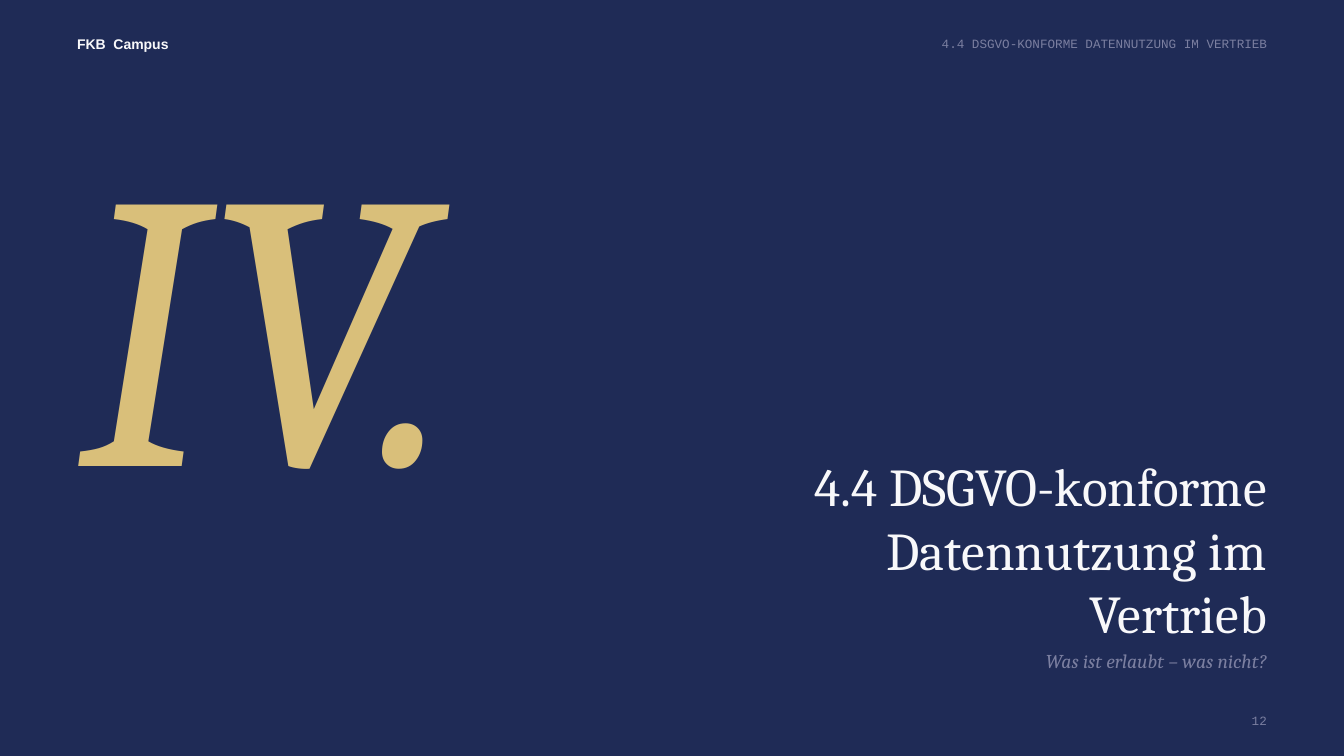
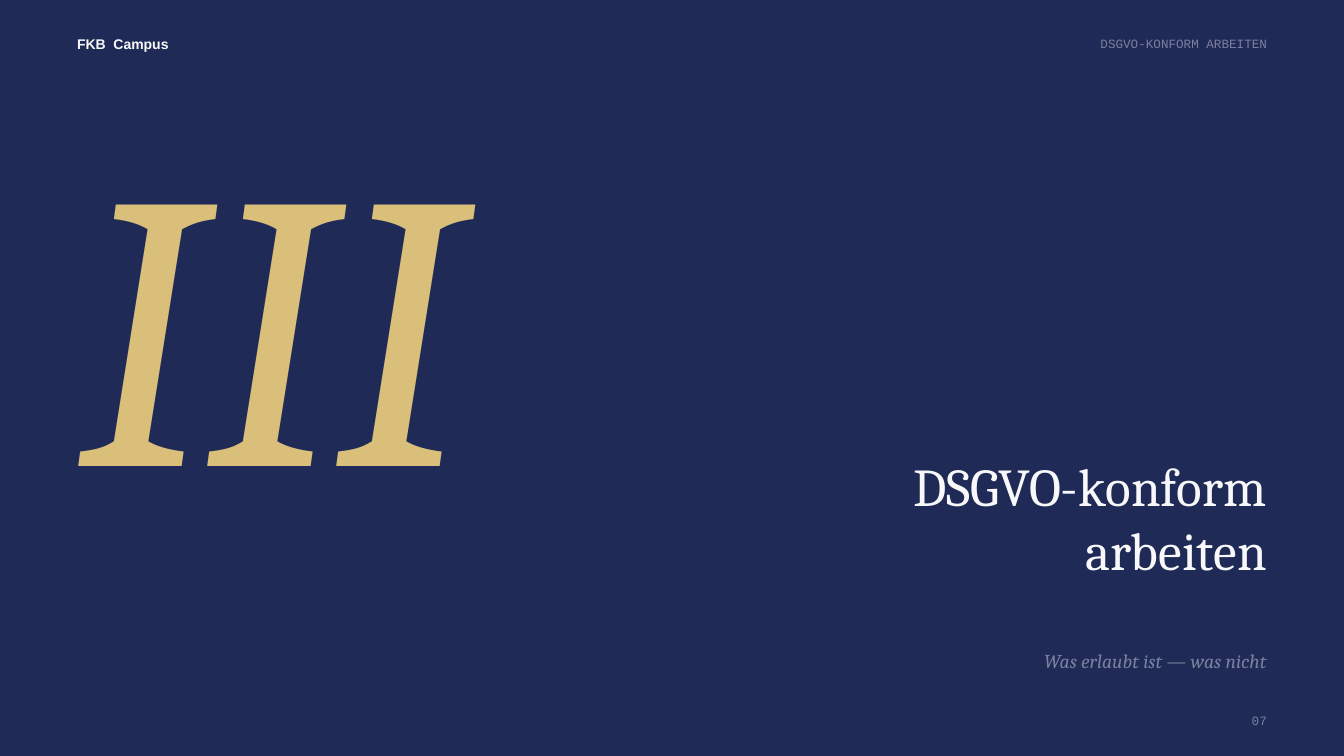
Before and after one commit to ck5rqc47pr-byte/firmenkundenakademie-online, a slide deck: slide 7 of public/downloads/praesentation/M18.pptx (slide 12 before the commit). Drawn at 1344x756 pixels with LibreOffice and Linux fonts; fonts in the diff are those of the drawing. Boxes give left, top, right and bottom in pixels: in the first picture for what was removed or moved away, otherwise in the second. Text is boxed around its words. In the diff, an @@ line names an element or a change of style, - is before the commit and + after.

```diff
--- a/public/downloads/praesentation/M18.pptx
+++ b/public/downloads/praesentation/M18.pptx
@@ text at (1100, 40, 1267, 48): text changed @@
-4.4 DSGVO-KONFORME DATENNUTZUNG IM VERTRIEB
+DSGVO-KONFORM ARBEITEN
@@ text at (77, 204, 465, 466): text changed @@
-IV.
+III
@@ text at (913, 468, 1267, 571): text changed @@
-4.4 DSGVO-konforme Datennutzung im Vertrieb
+DSGVO-konform arbeiten
@@ text at (1044, 654, 1267, 668): text changed @@
-Was ist erlaubt – was nicht?
+Was erlaubt ist — was nicht
@@ text at (1252, 717, 1267, 725): text changed @@
-12
+07
```
Also in this commit, not shown: 3 other slides changed, 4 slides added, 25 slides removed, 42 other files.
